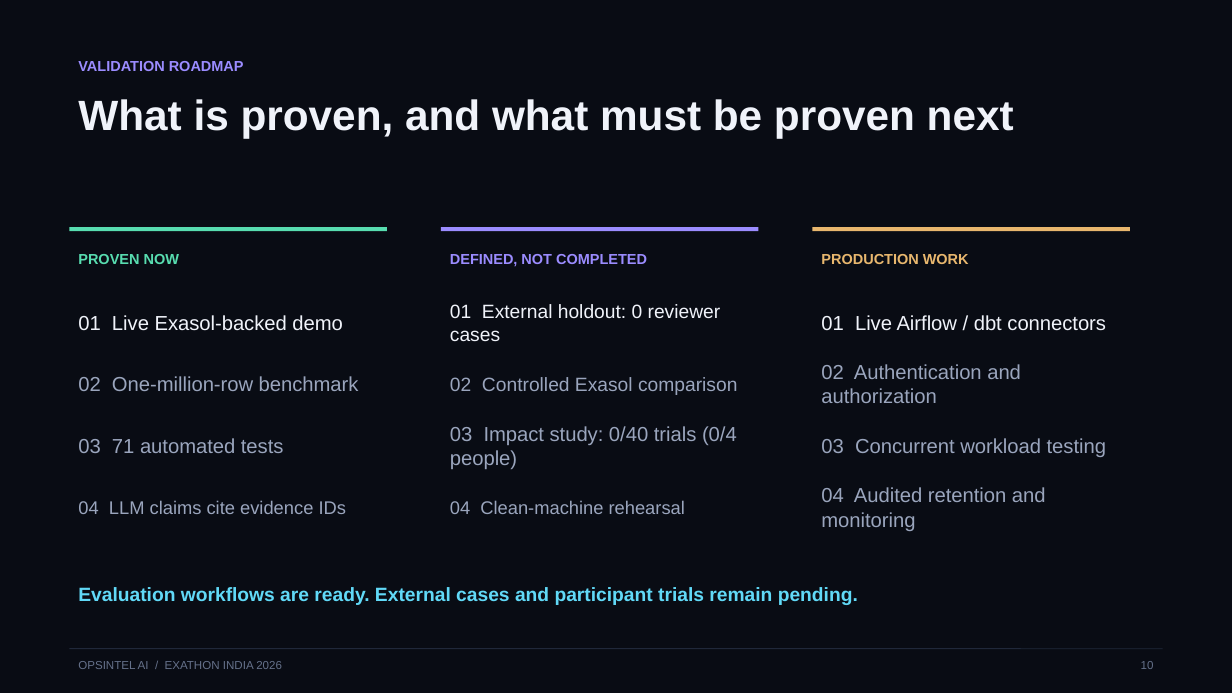
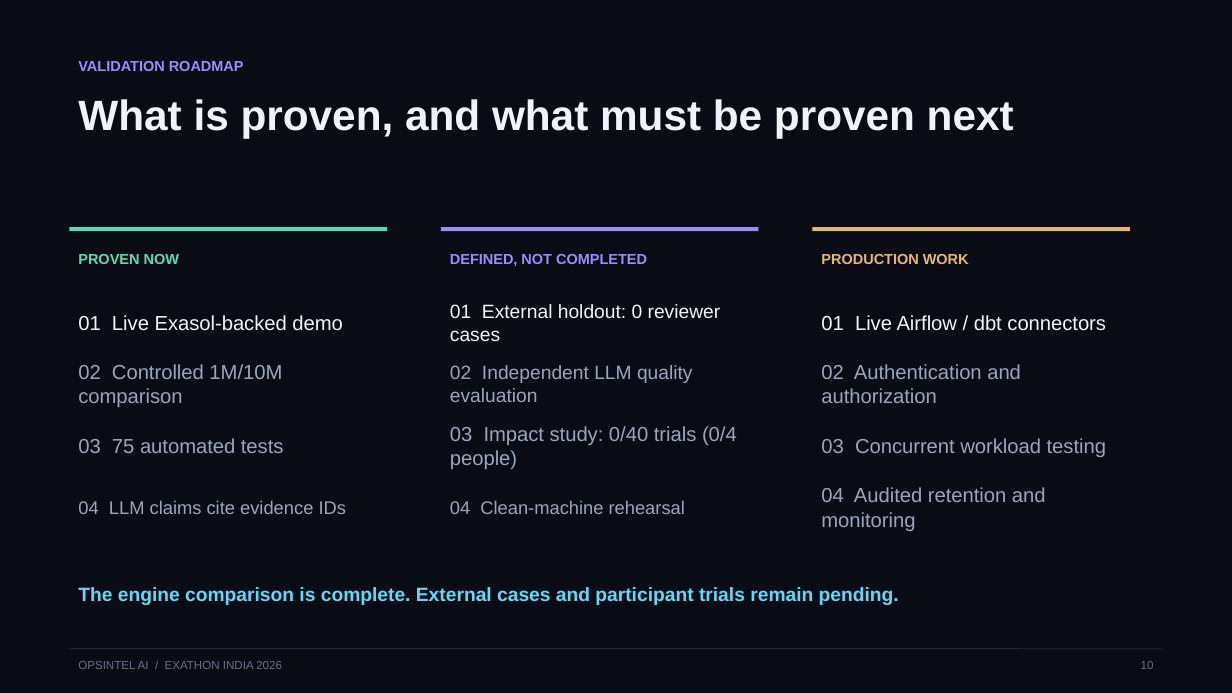
Before and after one commit to Anafa-thabassum/opsintel-ai, a slide deck: slide 10 of submission/opsintel-ai-pitch-deck.pptx. Drawn at 1232x693 pixels with LibreOffice and Linux fonts; fonts in the diff are those of the drawing. Boxes give left, top, right and bottom in pixels: in the first picture for what was removed or moved away, otherwise in the second. Text is boxed around its words. In the diff, an @@ line names an element or a change of style, - is before the commit and + after.

Commit message:
Strengthen Exasol proof and investigation UX

```diff
--- a/submission/opsintel-ai-pitch-deck.pptx
+++ b/submission/opsintel-ai-pitch-deck.pptx
@@ text at (x1=78, y1=364, x2=282, y2=407): text changed @@
-02 One-million-row benchmark
+02 Controlled 1M/10M comparison
@@ text at (x1=450, y1=365, x2=693, y2=402): text changed @@
-02 Controlled Exasol comparison
+02 Independent LLM quality evaluation
@@ text at (x1=78, y1=438, x2=284, y2=453): text changed @@
-03 71 automated tests
+03 75 automated tests
@@ text at (x1=78, y1=587, x2=899, y2=605): text changed @@
-Evaluation workflows are ready. External cases and participant trials remain pending.
+The engine comparison is complete. External cases and participant trials remain pending.
```
Also in this commit, not shown: 7 other slides changed, 25 other files.
